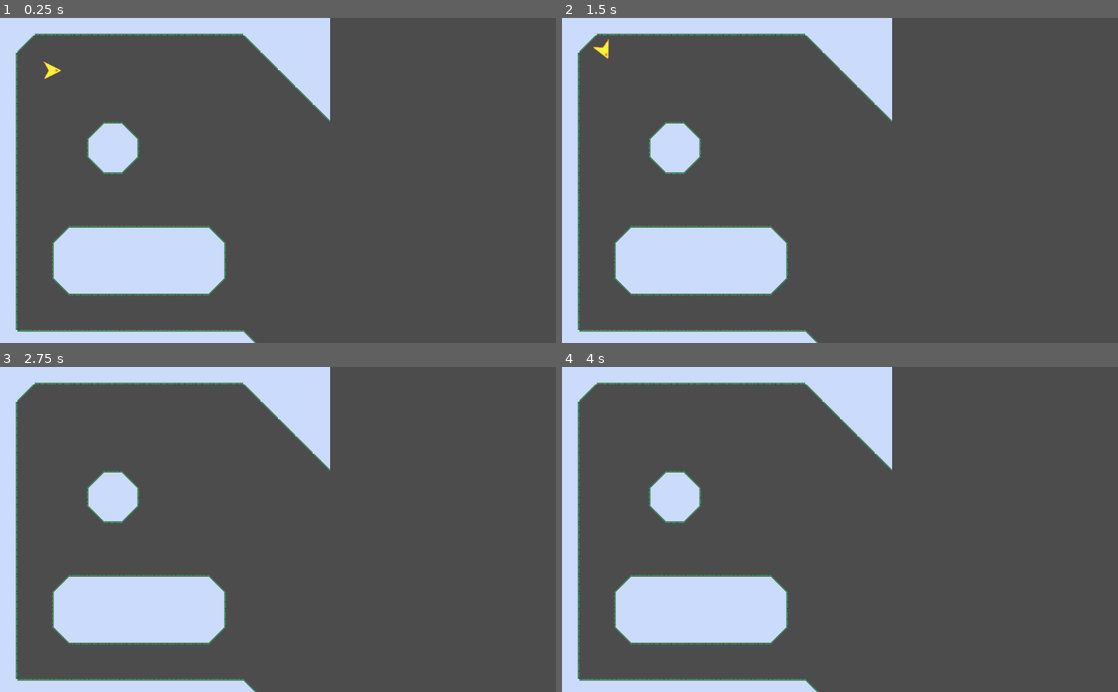
Above: before the commit, frames 1-4 (two rows, left to right).
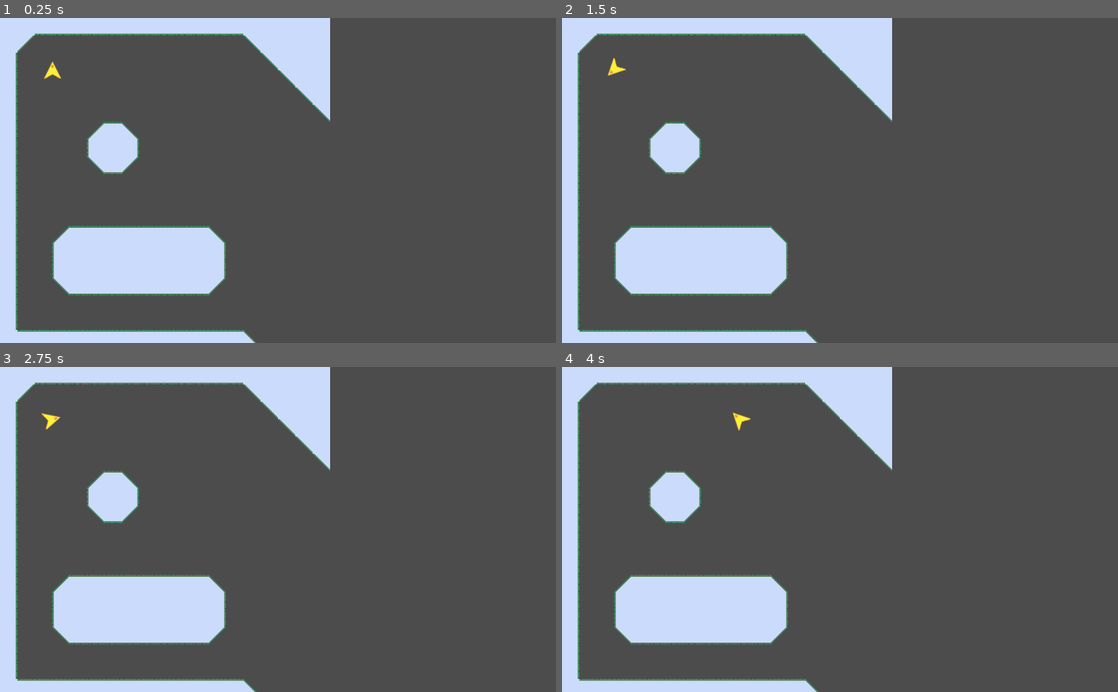
Above: after the commit, the same moments.

Repository: broquaint/comrade-cabbie
Game: Godot game, scene res://Root.tscn
Same seed, same stepped clock (60 frames per second), same inputs: the game is played once before the commit and once after it.
Inputs:
- Up to frame 1 (0.25 s): no input
- Up to frame 2 (1.5 s): tap Enter at 0.5 s; hold Right (move_right) 0.53-1.28 s; hold Down (move_down) from 1.28 s (still down)
- Up to frame 3 (2.75 s): release Down (move_down) at 2.03 s; hold Right (move_right) from 2.03 s (still down)
- Up to frame 4 (4 s): tap Space at 2.75 s; release Right (move_right) at 2.78 s; hold Up (move_up) 2.78-3.53 s; hold Left (move_left) from 3.53 s (still down)

The runs differ from the first frame. In frame 1, less than 0.1% of the frame differs, in the area x 7-11%, y 13-19%; in frame 2, 0.2%, in the area x 5-12%, y 6-18%; in frame 3, less than 0.1%; in frame 4, less than 0.1%.

Commit message:
Functioning movement code
Too lazy to implement it myself I have cribbed from someone who knows
what they are doing. Thank you, wiebow!

Diff:
--- a/Player.gd
+++ b/Player.gd
@@ -1,26 +1,39 @@
-extends KinematicBody2D
+extends Area2D
 
-# https://kidscancode.org/godot_recipes/3.x/2d/topdown_movement/index.html
+const THRUST : float = 10.0
+const MAX_SPEED : float = 400.0
+const ROTATION_SPEED : float = 5.0 * 60
 
-var speed = 200
-var rotation_speed = 1.5
+var dead : bool
+var velocity : Vector2
 
-var velocity = Vector2.ZERO
-var rotation_dir = 0
+func _physics_process(delta) -> void:
+	if dead == true:
+		return
 
-func get_input():
-	rotation_dir = 0
-	velocity = Vector2.ZERO
-	if Input.is_action_pressed('move_right'):
-		rotation_dir += 1
-	if Input.is_action_pressed('move_left'):
-		rotation_dir -= 1
-	if Input.is_action_pressed('move_down'):
-		velocity -= transform.x * speed
-	if Input.is_action_pressed('move_up'):
-		velocity += transform.x * speed
+	if Input.is_action_pressed("move_left"):
+		rotation_degrees -= delta * ROTATION_SPEED
+	elif Input.is_action_pressed("move_right"):
+		rotation_degrees += delta * ROTATION_SPEED
 
-func _physics_process(delta):
-	get_input()
-	rotation += rotation_dir * rotation_speed * delta
-	velocity = move_and_slide(velocity)
+	# get acceleration if thrust is pressed
+	if Input.is_action_pressed("move_up"):
+		var acceleration : Vector2
+
+		# -THRUST because vector pointing up = y value of -1, and
+		# rotated() method of Vector2 needs a radian, not degrees,
+		# so convert that using deg2rad
+		acceleration = Vector2(0, -THRUST).rotated(deg2rad(rotation_degrees))
+
+		# add acceleration to current speed
+		velocity += acceleration
+
+	# dampen a bit
+	velocity *= 0.98
+
+	# cap speed
+	if velocity.length() > MAX_SPEED:
+		velocity = velocity.normalized() * MAX_SPEED
+		# velocity vector is added to position in BaseObject.gd
+
+	position += velocity * delta
--- a/Root.gd
+++ b/Root.gd
@@ -8,7 +8,7 @@
 
 # Called when the node enters the scene tree for the first time.
 func _ready():
-	$KinematicBody2D.position = Vector2(96, 96)
+	$Player.position = Vector2(96, 96)
 
 
 # Called every frame. 'delta' is the elapsed time since the previous frame.
--- a/Root.tscn
+++ b/Root.tscn
@@ -142,15 +142,14 @@
 format = 1
 tile_data = PoolIntArray( 0, 9, 0, 1, 9, 0, 2, 1, 0, 3, 1, 0, 4, 1, 0, 5, 1, 0, 6, 1, 0, 7, 1, 0, 8, 1, 0, 9, 1, 0, 10, …(2805 unchanged characters)…
 
-[node name="KinematicBody2D" type="KinematicBody2D" parent="."]
-position = Vector2( -20.5097, 18.9637 )
+[node name="Player" type="Area2D" parent="."]
+position = Vector2( -51.9053, 27.6472 )
 script = ExtResource( 3 )
-__meta__ = {
-"_edit_group_": true
-}
 
-[node name="Sprite" type="Sprite" parent="KinematicBody2D"]
+[node name="Sprite2" type="Sprite" parent="Player"]
+position = Vector2( -0.175596, -0.300093 )
 texture = ExtResource( 2 )
 
-[node name="CollisionPolygon2D" type="CollisionPolygon2D" parent="KinematicBody2D"]
+[node name="CollisionPolygon2D" type="CollisionPolygon2D" parent="Player"]
+position = Vector2( 1.2513, 1.30518 )
 polygon = PoolVector2Array( -0.296246, -15.8429, -15.9104, 15.0762, -0.141651, 7.60407, 15.5756, 15.2823 )
--- a/project.godot
+++ b/project.godot
@@ -132,10 +132,6 @@
 run/main_scene="res://Root.tscn"
 config/icon="res://icon.png"
 
-[editor_plugins]
-
-enabled=PoolStringArray( "res://addons/Godoxel/plugin.cfg" )
-
 [global]
 
 tab=false
@@ -144,30 +140,30 @@
 
 ui_accept={
 "deadzone": 0.5,
-"events": [ Object(InputEventKey,"resource_local_to_scene":false,"resource_name":"","device":0,"alt":false,"shift":false,"control":false,"meta":false,"command":false,"pressed":false,"scancode":16777221,"unicode":0,"echo":false,"script":null)
-, Object(InputEventKey,"resource_local_to_scene":false,"resource_name":"","device":0,"alt":false,"shift":false,"control":false,"meta":false,"command":false,"pressed":false,"scancode":16777222,"unicode":0,"echo":false,"script":null)
-, Object(InputEventKey,"resource_local_to_scene":false,"resource_name":"","device":0,"alt":false,"shift":false,"control":false,"meta":false,"command":false,"pressed":false,"scancode":32,"unicode":0,"echo":false,"script":null)
+"events": [ Object(InputEventKey,"resource_local_to_scene":false,"resource_name":"","device":0,"alt":false,"shift":false,"control":false,"meta":false,"command":false,"pressed":false,"scancode":16777221,"physical_scancode":0,"unicode":0,"echo":false,"script":null)
+, Object(InputEventKey,"resource_local_to_scene":false,"resource_name":"","device":0,"alt":false,"shift":false,"control":false,"meta":false,"command":false,"pressed":false,"scancode":16777222,"physical_scancode":0,"unicode":0,"echo":false,"script":null)
+, Object(InputEventKey,"resource_local_to_scene":false,"resource_name":"","device":0,"alt":false,"shift":false,"control":false,"meta":false,"command":false,"pressed":false,"scancode":32,"physical_scancode":0,"unicode":0,"echo":false,"script":null)
 , Object(InputEventJoypadButton,"resource_local_to_scene":false,"resource_name":"","device":0,"button_index":0,"pressure":0.0,"pressed":false,"script":null)
  ]
 }
 move_up={
 "deadzone": 0.5,
-"events": [ Object(InputEventKey,"resource_local_to_scene":false,"resource_name":"","device":0,"alt":false,"shift":false,"control":false,"meta":false,"command":false,"pressed":false,"scancode":16777232,"unicode":0,"echo":false,"script":null)
+"events": [ Object(InputEventKey,"resource_local_to_scene":false,"resource_name":"","device":0,"alt":false,"shift":false,"control":false,"meta":false,"command":false,"pressed":false,"scancode":16777232,"physical_scancode":0,"unicode":0,"echo":false,"script":null)
  ]
 }
 move_down={
 "deadzone": 0.5,
-"events": [ Object(InputEventKey,"resource_local_to_scene":false,"resource_name":"","device":0,"alt":false,"shift":false,"control":false,"meta":false,"command":false,"pressed":false,"scancode":16777234,"unicode":0,"echo":false,"script":null)
+"events": [ Object(InputEventKey,"resource_local_to_scene":false,"resource_name":"","device":0,"alt":false,"shift":false,"control":false,"meta":false,"command":false,"pressed":false,"scancode":16777234,"physical_scancode":0,"unicode":0,"echo":false,"script":null)
  ]
 }
 move_left={
 "deadzone": 0.5,
-"events": [ Object(InputEventKey,"resource_local_to_scene":false,"resource_name":"","device":0,"alt":false,"shift":false,"control":false,"meta":false,"command":false,"pressed":false,"scancode":16777231,"unicode":0,"echo":false,"script":null)
+"events": [ Object(InputEventKey,"resource_local_to_scene":false,"resource_name":"","device":0,"alt":false,"shift":false,"control":false,"meta":false,"command":false,"pressed":false,"scancode":16777231,"physical_scancode":0,"unicode":0,"echo":false,"script":null)
  ]
 }
 move_right={
 "deadzone": 0.5,
-"events": [ Object(InputEventKey,"resource_local_to_scene":false,"resource_name":"","device":0,"alt":false,"shift":false,"control":false,"meta":false,"command":false,"pressed":false,"scancode":16777233,"unicode":0,"echo":false,"script":null)
+"events": [ Object(InputEventKey,"resource_local_to_scene":false,"resource_name":"","device":0,"alt":false,"shift":false,"control":false,"meta":false,"command":false,"pressed":false,"scancode":16777233,"physical_scancode":0,"unicode":0,"echo":false,"script":null)
  ]
 }
 
Binary file changed: assets/ship.png
Not shown, changed: assets/ship.png.import
Not shown, changed: assets/all layers tiled.kra
